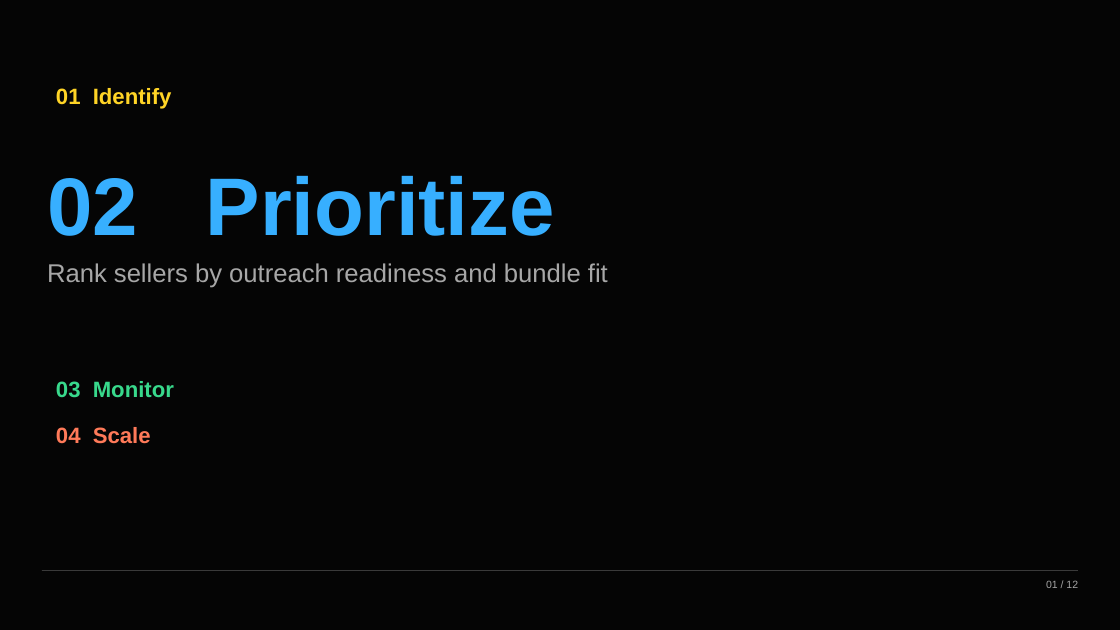
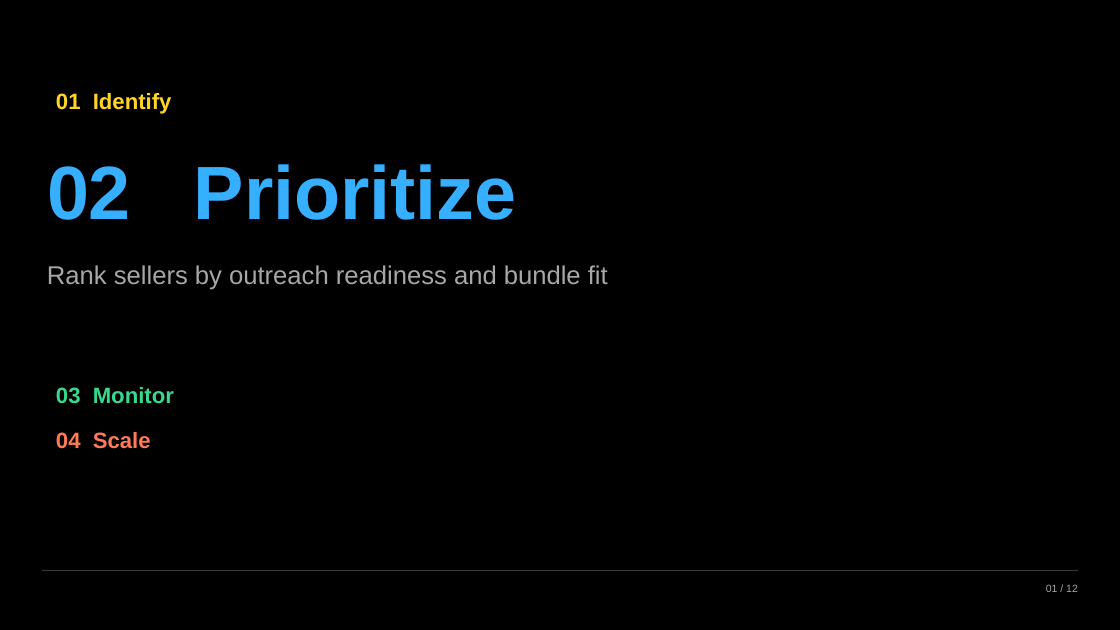
Before and after one commit to omer-t/marktplaats-assignment, a slide deck: slide 1 of deliverables/smb_bundles/smb_bundles_2_prioritize.pptx. Drawn at 1120x630 pixels with LibreOffice and Linux fonts; fonts in the diff are those of the drawing. Boxes give left, top, right and bottom in pixels: in the first picture for what was removed or moved away, otherwise in the second. Text is boxed around its words. In the diff, an @@ line names an element or a change of style, - is before the commit and + after.

Commit message:
Finalize SMB bundles deliverables

```diff
--- a/deliverables/smb_bundles/smb_bundles_2_prioritize.pptx
+++ b/deliverables/smb_bundles/smb_bundles_2_prioritize.pptx
@@ background #050505 to #000000 @@
@@ text "02 Prioritize" at (47, 164, 517, 220): size 70 to 64.8 pt; vertical alignment top to middle @@
@@ vertical alignment top to middle in 5 elements at (56, 93, 172, 114), (56, 432, 151, 449), (1046, 584, 1078, 592), (56, 387, 174, 404), (47, 265, 608, 290) @@
```
Also in this commit, not shown: 8 other slides changed, 2 slides added, 3 slides removed, 10 other files.
